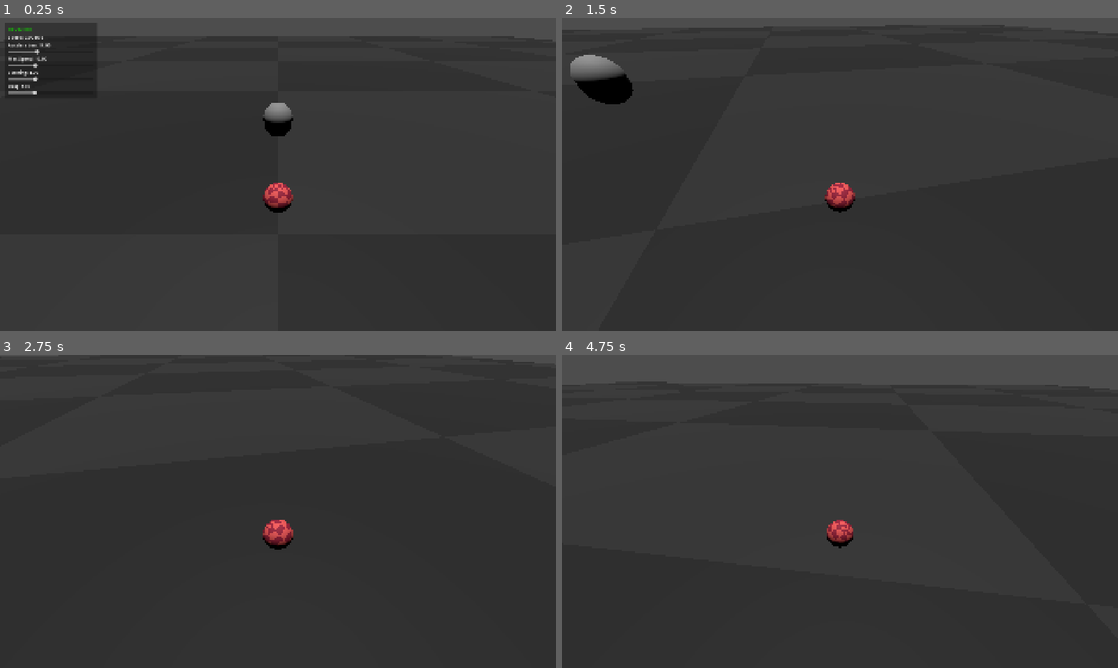
Above: before the commit, frames 1-4 (two rows, left to right).
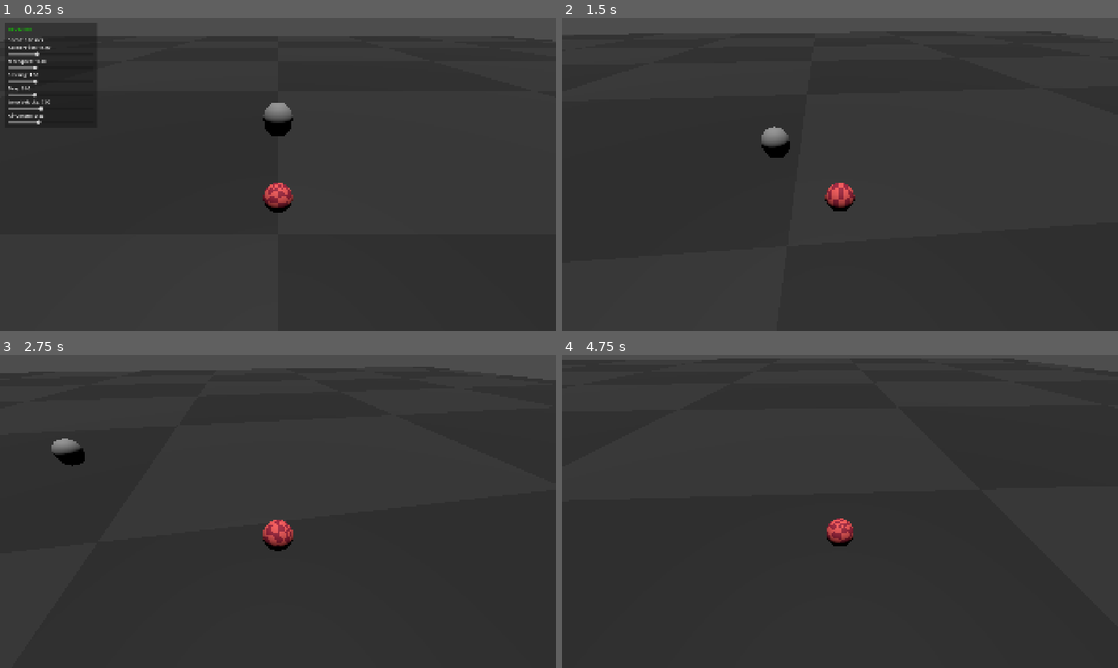
Above: after the commit, the same moments.

Repository: mika-marcondes/axie-jam
Game: Godot game, scene res://scenes/contest/contest_greybox.tscn
The game is run twice, just before and just after one commit, with the same random seed, the same clock (stepped at 60 frames per second) and the same inputs.
Inputs:
- Up to frame 1 (0.25 s): no input
- Up to frame 2 (1.5 s): hold Right (move_right) 0.53-1.28 s; tap Space (jump, bound only after the commit) at 0.6, 0.77, 1.07 s; hold Down (move_back) from 1.28 s (still down); tap 1 (toggle_dev_mode) at 1.35 s
- Up to frame 3 (2.75 s): tap Space (jump, bound only after the commit) at 1.52, 1.55, 1.82, 2.1 s; release Down (move_back) at 2.03 s; hold Right (move_right) from 2.03 s (still down)
- Up to frame 4 (4.75 s): release Right (move_right) at 2.78 s; hold W (move_forward) 2.78-3.53 s; tap 1 (toggle_dev_mode) at 2.85, 4.35 s; tap Space (jump, bound only after the commit) at 3.02, 3.05, 3.32, 3.6, 3.77, 4.07, 4.52, 4.55 s; hold Left (move_left) from 3.53 s (still down)

The runs differ from the first frame. In frame 1, 0.9% of the frame differs, in the area x 1-10%, y 5-34%; in frame 2, 2.6%; in frame 3, 3.2%; in frame 4, 4.0%, in the area x 0-100%, y 1-62%.

Commit message:
Jump + Add it to DevUI

Diff:
--- a/project.godot
+++ b/project.godot
@@ -58,6 +58,11 @@
 "events": [Object(InputEventKey,"resource_local_to_scene":false,"resource_name":"","device":-1,"window_id":0,"alt_press …(191 unchanged characters)…
 ]
 }
+jump={
+"deadzone": 0.2,
+"events": [Object(InputEventKey,"resource_local_to_scene":false,"resource_name":"","device":-1,"window_id":0,"alt_pressed":false,"shift_pressed":false,"ctrl_pressed":false,"meta_pressed":false,"pressed":false,"keycode":0,"physical_keycode":32,"key_label":0,"unicode":32,"location":0,"echo":false,"script":null)
+]
+}
 
 [physics]
 
--- a/scenes/player/ball_controller.gd
+++ b/scenes/player/ball_controller.gd
@@ -10,12 +10,17 @@
 @export_category("Ball")
 @export var radius: float = 0.5
 
+@export_category("Jump")
+@export var jump_velocity: float = 7.0
+@export_range(0.0, 1.0, 0.05) var air_control: float = 0.35
+
 @onready var visual: Node3D = $Visual
 
 var gravity: float = ProjectSettings.get_setting("physics/3d/default_gravity")
 
 
 func _physics_process(delta: float) -> void:
+	handle_jump()
 	apply_gravity(delta)
 	handle_movement(delta)
 
@@ -23,6 +28,11 @@
 
 	update_visual_rotation(delta)
 	check_fall_reset()
+
+
+func handle_jump() -> void:
+	if Input.is_action_just_pressed("jump") and is_on_floor():
+		velocity.y = jump_velocity
 
 
 func check_fall_reset() -> void:
@@ -38,35 +48,73 @@
 		"move_back"
 	)
 
-	var input_direction := Vector3(input.x, 0.0, input.y)
+	var input_direction: Vector3 = Vector3(
+		input.x,
+		0.0,
+		input.y
+	)
 
-	var horizontal_velocity := Vector3(
+	var horizontal_velocity: Vector3 = Vector3(
 		velocity.x,
 		0.0,
 		velocity.z
 	)
 
+	var control_multiplier: float = 1.0
+
+	if not is_on_floor():
+		control_multiplier = air_control
+
 	if input_direction.length_squared() > 0.0:
 		input_direction = input_direction.normalized()
 
 		if horizontal_velocity.length() < 0.1:
-			horizontal_velocity += input_direction * acceleration * delta
+			horizontal_velocity += (
+				input_direction
+				* acceleration
+				* control_multiplier
+				* delta
+			)
 		else:
-			var momentum_direction := horizontal_velocity.normalized()
+			var momentum_direction: Vector3 = horizontal_velocity.normalized()
 
 			# Split the input into acceleration along the current momentum
 			# and steering perpendicular to it.
 			var parallel_amount: float = input_direction.dot(momentum_direction)
-			var parallel_input: Vector3 = momentum_direction * parallel_amount
-			var lateral_input: Vector3 = input_direction - parallel_input
 
-			horizontal_velocity += parallel_input * acceleration * delta
-			horizontal_velocity += lateral_input * acceleration * steering * delta
+			var parallel_input: Vector3 = (
+				momentum_direction
+				* parallel_amount
+			)
+
+			var lateral_input: Vector3 = (
+				input_direction
+				- parallel_input
+			)
+
+			horizontal_velocity += (
+				parallel_input
+				* acceleration
+				* control_multiplier
+				* delta
+			)
+
+			horizontal_velocity += (
+				lateral_input
+				* acceleration
+				* steering
+				* control_multiplier
+				* delta
+			)
 
 		if horizontal_velocity.length() > max_speed:
-			horizontal_velocity = horizontal_velocity.normalized() * max_speed
+			horizontal_velocity = (
+				horizontal_velocity.normalized()
+				* max_speed
+			)
 
-	else:
+	elif is_on_floor():
+		# Apply drag only while grounded.
 		horizontal_velocity = horizontal_velocity.move_toward(
 			Vector3.ZERO,
 			drag * delta
--- a/scenes/ui/dev_panel.tscn
+++ b/scenes/ui/dev_panel.tscn
@@ -25,8 +25,12 @@
 
 [node name="Title" type="Label" parent="PanelContainer/MarginContainer/VBoxContainer" unique_id=487640015]
 layout_mode = 2
-theme_override_colors/font_color = Color(0.06776283, 0.828768, 0, 1)
+theme_override_colors/font_color = Color(0.06666667, 0.827451, 0, 1)
 text = "DEV MODE"
+
+[node name="HSeparator" type="HSeparator" parent="PanelContainer/MarginContainer/VBoxContainer" unique_id=133646664]
+modulate = Color(0.06666667, 0.827451, 0, 1)
+layout_mode = 2
 
 [node name="SpeedLabel" type="Label" parent="PanelContainer/MarginContainer/VBoxContainer" unique_id=1231532894]
 layout_mode = 2
@@ -59,3 +63,17 @@
 
 [node name="DragSlider" type="HSlider" parent="PanelContainer/MarginContainer/VBoxContainer" unique_id=668699578]
 layout_mode = 2
+
+[node name="JumpVelocityValue" type="Label" parent="PanelContainer/MarginContainer/VBoxContainer" unique_id=2124454754]
+layout_mode = 2
+text = "Jump Velocity"
+
+[node name="JumpVelocitySlider" type="HSlider" parent="PanelContainer/MarginContainer/VBoxContainer" unique_id=1131569550]
+layout_mode = 2
+
+[node name="AirControlValue" type="Label" parent="PanelContainer/MarginContainer/VBoxContainer" unique_id=1082714415]
+layout_mode = 2
+text = "Air Control"
+
+[node name="AirControlSlider" type="HSlider" parent="PanelContainer/MarginContainer/VBoxContainer" unique_id=1646643526]
+layout_mode = 2
--- a/scripts/ui/dev_panel.gd
+++ b/scripts/ui/dev_panel.gd
@@ -16,6 +16,12 @@
 
 @onready var drag_value: Label = $PanelContainer/MarginContainer/VBoxContainer/DragValue
 @onready var drag_slider: HSlider = $PanelContainer/MarginContainer/VBoxContainer/DragSlider
+
+@onready var jump_velocity_value: Label = $PanelContainer/MarginContainer/VBoxContainer/JumpVelocityValue
+@onready var jump_velocity_slider: HSlider = $PanelContainer/MarginContainer/VBoxContainer/JumpVelocitySlider
+
+@onready var air_control_value: Label = $PanelContainer/MarginContainer/VBoxContainer/AirControlValue
+@onready var air_control_slider: HSlider = $PanelContainer/MarginContainer/VBoxContainer/AirControlSlider
 
 var ball: BallController
 
@@ -62,10 +68,21 @@
 	drag_slider.max_value = 20.0
 	drag_slider.step = 0.5
 
+	jump_velocity_slider.min_value = 2.0
+	jump_velocity_slider.max_value = 15.0
+	jump_velocity_slider.step = 0.25
+
+	air_control_slider.min_value = 0.0
+	air_control_slider.max_value = 1.0
+	air_control_slider.step = 0.05
+
+
 	acceleration_slider.value_changed.connect(_on_acceleration_changed)
 	max_speed_slider.value_changed.connect(_on_max_speed_changed)
 	steering_slider.value_changed.connect(_on_steering_changed)
 	drag_slider.value_changed.connect(_on_drag_changed)
+	jump_velocity_slider.value_changed.connect(_on_jump_velocity_changed)
+	air_control_slider.value_changed.connect(_on_air_control_changed)
 
 
 func sync_sliders_from_ball() -> void:
@@ -76,6 +93,8 @@
 	max_speed_slider.value = ball.max_speed
 	steering_slider.value = ball.steering
 	drag_slider.value = ball.drag
+	jump_velocity_slider.value = ball.jump_velocity
+	air_control_slider.value = ball.air_control
 
 
 func update_parameter_labels() -> void:
@@ -86,6 +105,8 @@
 	max_speed_value.text = "Max Speed: %.2f" % ball.max_speed
 	steering_value.text = "Steering: %.2f" % ball.steering
 	drag_value.text = "Drag: %.2f" % ball.drag
+	jump_velocity_value.text = "Jump Velocity: %.2f" % ball.jump_velocity
+	air_control_value.text = "Air Control: %.2f" % ball.air_control
 
 
 func _on_acceleration_changed(value: float) -> void:
@@ -106,3 +127,13 @@
 func _on_drag_changed(value: float) -> void:
 	ball.drag = value
 	update_parameter_labels()
+
+
+func _on_jump_velocity_changed(value: float) -> void:
+	ball.jump_velocity = value
+	update_parameter_labels()
+
+
+func _on_air_control_changed(value: float) -> void:
+	ball.air_control = value
+	update_parameter_labels()
